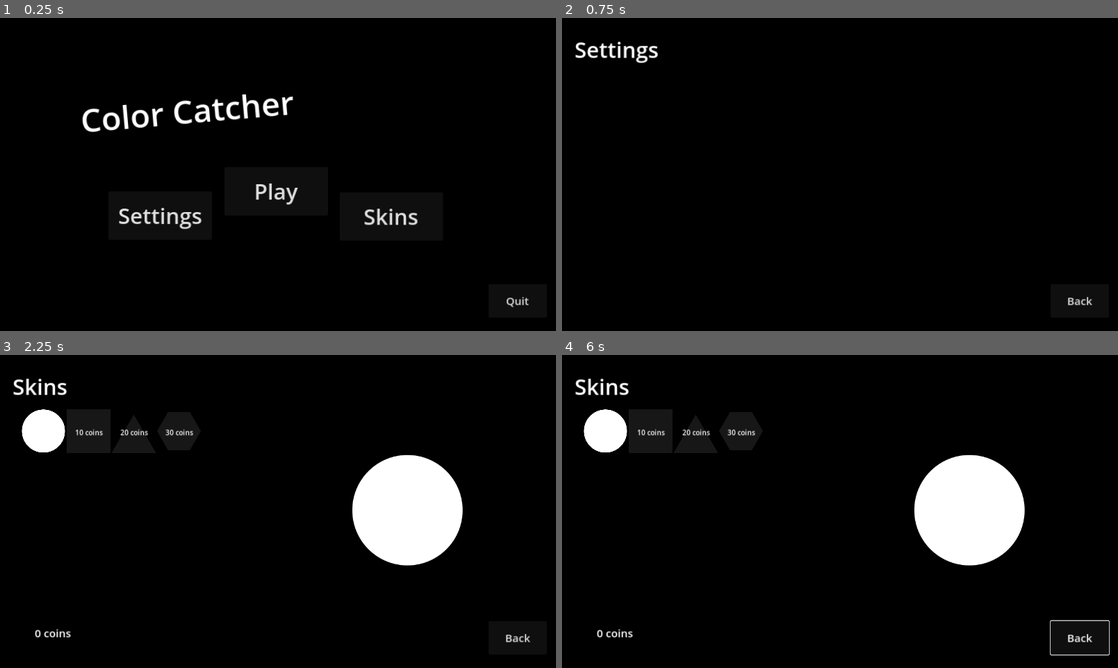
Above: before the commit, frames 1-4 (two rows, left to right).
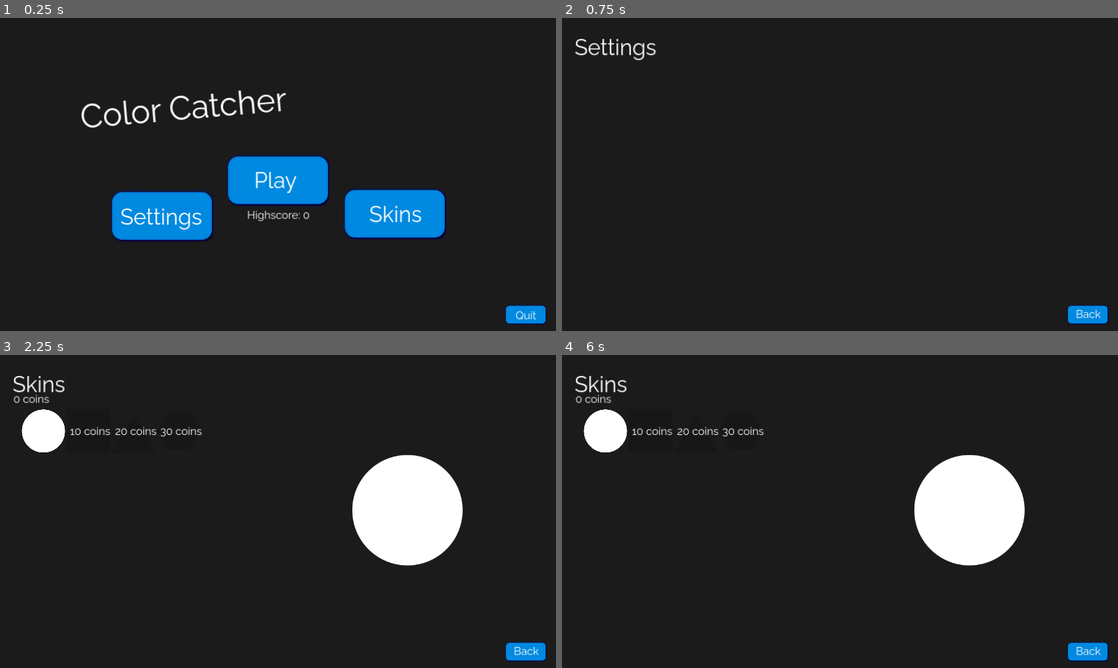
Above: after the commit, the same moments.

Repository: SkyDustGames/color-catcher
Game: Godot game, scene res://scenes/menu.tscn
Same seed, same stepped clock (60 frames per second), same inputs: the game is played once before the commit and once after it.
Inputs (mouse positions are in pixels of both pictures, inside the frame that each line leads up to):
- Up to frame 1 (0.25 s): no input
- Up to frame 2 (0.75 s): click "Settings" at 0.5 s
- Up to frame 3 (2.25 s): click "Back" at 1.25 s; click "Skins" at 2 s
- Up to frame 4 (6 s): click (606, 430) at 2.77 s; click "10 coins" at 3.5 s; click "20 coins" at 4.25 s; click "30 coins" at 5 s; tap Enter at 5.75 s; hold Right (move_right) from 5.78 s (still down)

The runs differ from the first frame. In frame 1, 98% of the frame differs, in the area x 0-100%, y 0-100%; in frame 2, 99%; in frame 3, 91%; in frame 4, 91%.

Commit message:
Graphical improvements

Diff:
--- a/nodes/particle.tscn
+++ b/nodes/particle.tscn
@@ -9,7 +9,8 @@
 [sub_resource type="Gradient" id="Gradient_s5tc4"]
 colors = PackedColorArray(1, 1, 1, 1, 1, 1, 1, 0)
 
-[node name="PoweruupParticles" type="CPUParticles2D"]
+[node name="PowerupParticles" type="CPUParticles2D"]
+emitting = false
 amount = 100
 one_shot = true
 explosiveness = 1.0
--- /dev/null
+++ b/nodes/player.tscn
@@ -0,0 +1,21 @@
+[gd_scene load_steps=4 format=3 uid="uid://bcr2tswsv0i7"]
+
+[ext_resource type="Script" path="res://scripts/Circle.gd" id="1_qcxhi"]
+[ext_resource type="Texture2D" uid="uid://cgf0uoc86lrol" path="res://sprites/circle.png" id="2_s60vj"]
+
+[sub_resource type="CircleShape2D" id="CircleShape2D_17f5d"]
+radius = 45.1221
+
+[node name="Circle" type="RigidBody2D"]
+position = Vector2(600, 550)
+freeze = true
+freeze_mode = 1
+script = ExtResource("1_qcxhi")
+speed = 400.0
+
+[node name="Sprite2D" type="Sprite2D" parent="."]
+scale = Vector2(0.35, 0.35)
+texture = ExtResource("2_s60vj")
+
+[node name="CollisionShape2D" type="CollisionShape2D" parent="."]
+shape = SubResource("CircleShape2D_17f5d")
--- /dev/null
+++ b/nodes/scene_transition.tscn
@@ -0,0 +1,58 @@
+[gd_scene load_steps=5 format=3 uid="uid://pwoqfdnw4axf"]
+
+[ext_resource type="Script" path="res://scripts/SceneTransition.gd" id="1_8cbb3"]
+
+[sub_resource type="Animation" id="Animation_aynjr"]
+resource_name = "RESET"
+tracks/0/type = "value"
+tracks/0/imported = false
+tracks/0/enabled = true
+tracks/0/path = NodePath("ColorRect:modulate")
+tracks/0/interp = 1
+tracks/0/loop_wrap = true
+tracks/0/keys = {
+"times": PackedFloat32Array(0),
+"transitions": PackedFloat32Array(1),
+"update": 0,
+"values": [Color(1, 1, 1, 0)]
+}
+
+[sub_resource type="Animation" id="Animation_jjynp"]
+resource_name = "dissolve"
+length = 0.5
+tracks/0/type = "value"
+tracks/0/imported = false
+tracks/0/enabled = true
+tracks/0/path = NodePath("ColorRect:modulate")
+tracks/0/interp = 1
+tracks/0/loop_wrap = true
+tracks/0/keys = {
+"times": PackedFloat32Array(0, 0.5),
+"transitions": PackedFloat32Array(0.363584, 0.406131),
+"update": 0,
+"values": [Color(1, 1, 1, 0), Color(1, 1, 1, 1)]
+}
+
+[sub_resource type="AnimationLibrary" id="AnimationLibrary_av8b3"]
+_data = {
+"RESET": SubResource("Animation_aynjr"),
+"dissolve": SubResource("Animation_jjynp")
+}
+
+[node name="SceneTransition" type="CanvasLayer"]
+script = ExtResource("1_8cbb3")
+
+[node name="ColorRect" type="ColorRect" parent="."]
+modulate = Color(1, 1, 1, 0)
+anchors_preset = 15
+anchor_right = 1.0
+anchor_bottom = 1.0
+grow_horizontal = 2
+grow_vertical = 2
+mouse_filter = 2
+color = Color(0, 0.517647, 0.898039, 1)
+
+[node name="AnimationPlayer" type="AnimationPlayer" parent="."]
+libraries = {
+"": SubResource("AnimationLibrary_av8b3")
+}
--- /dev/null
+++ b/nodes/spawner.tscn
@@ -0,0 +1,13 @@
+[gd_scene load_steps=2 format=3 uid="uid://drtp3e75xjkrw"]
+
+[ext_resource type="Script" path="res://scripts/Spawner.gd" id="1_5yudy"]
+
+[node name="Spawner" type="Timer"]
+wait_time = 2.0
+autostart = true
+script = ExtResource("1_5yudy")
+time_decrease = 0.1
+min_time = 0.5
+powerup_chance = 0.5
+
+[connection signal="timeout" from="." to="." method="_on_timeout"]
--- a/project.godot
+++ b/project.godot
@@ -15,15 +15,15 @@
 config/use_custom_user_dir=true
 config/custom_user_dir_name="SkyDust/ColorCatcher"
 config/features=PackedStringArray("4.1", "Mobile")
-boot_splash/bg_color=Color(0.501961, 0.501961, 0, 1)
-boot_splash/image="res://sprites/heal.png"
+boot_splash/bg_color=Color(0.137255, 0.184314, 0.490196, 1)
+boot_splash/image="res://sprites/logo.png"
 boot_splash/fullsize=false
 config/icon="res://sprites/icon.svg"
-boot_splash/minimum_display_time=2500
 
 [autoload]
 
 Global="*res://scripts/Global.gd"
+SceneTransition="*res://nodes/scene_transition.tscn"
 
 [display]
 
@@ -56,4 +56,4 @@
 [rendering]
 
 renderer/rendering_method="mobile"
-environment/defaults/default_clear_color=Color(0, 0, 0, 1)
+environment/defaults/default_clear_color=Color(0.105882, 0.105882, 0.105882, 1)
--- a/scenes/game.tscn
+++ b/scenes/game.tscn
@@ -1,17 +1,13 @@
-[gd_scene load_steps=7 format=3 uid="uid://cpn3k6nr748vg"]
+[gd_scene load_steps=6 format=3 uid="uid://cpn3k6nr748vg"]
 
 [ext_resource type="Texture2D" uid="uid://cv34onredtgte" path="res://sprites/heal.png" id="1_2h0xa"]
-[ext_resource type="Texture2D" uid="uid://cgf0uoc86lrol" path="res://sprites/circle.png" id="2_1tpxv"]
-[ext_resource type="Script" path="res://scripts/Circle.gd" id="2_r1ndt"]
-[ext_resource type="Script" path="res://scripts/Spawner.gd" id="3_g6cy7"]
-
-[sub_resource type="CircleShape2D" id="CircleShape2D_17f5d"]
-radius = 45.1221
+[ext_resource type="FontFile" uid="uid://btt0co084ey81" path="res://Raleway.ttf" id="1_luub0"]
+[ext_resource type="PackedScene" uid="uid://bcr2tswsv0i7" path="res://nodes/player.tscn" id="3_evj01"]
+[ext_resource type="PackedScene" uid="uid://drtp3e75xjkrw" path="res://nodes/spawner.tscn" id="4_rg2xs"]
 
 [sub_resource type="Environment" id="Environment_a3k1r"]
 background_mode = 3
 glow_enabled = true
-glow_levels/7 = 16.0
 glow_bloom = 1.0
 
 [node name="game" type="Node2D"]
@@ -23,16 +19,18 @@
 offset_left = 50.0
 offset_top = 50.0
 offset_right = 187.0
-offset_bottom = 103.0
+offset_bottom = 96.0
+theme_override_fonts/font = ExtResource("1_luub0")
 theme_override_font_sizes/font_size = 36
 text = "Score: 0"
 
 [node name="Highscore" type="Label" parent="CanvasLayer"]
 offset_left = 50.0
 offset_top = 103.0
-offset_right = 265.0
-offset_bottom = 156.0
-theme_override_font_sizes/font_size = 36
+offset_right = 122.0
+offset_bottom = 123.0
+theme_override_fonts/font = ExtResource("1_luub0")
+theme_override_font_sizes/font_size = 20
 text = "Highscore: 0"
 
 [node name="Lives" type="Control" parent="CanvasLayer"]
@@ -51,6 +49,7 @@
 expand_mode = 1
 
 [node name="TextureRect2" type="TextureRect" parent="CanvasLayer/Lives"]
+layout_mode = 0
 offset_left = 50.0
 offset_right = 90.0
 offset_bottom = 40.0
@@ -58,6 +57,7 @@
 expand_mode = 1
 
 [node name="TextureRect3" type="TextureRect" parent="CanvasLayer/Lives"]
+layout_mode = 0
 offset_left = 100.0
 offset_right = 140.0
 offset_bottom = 40.0
@@ -66,27 +66,9 @@
 
 [node name="Environment" type="Node2D" parent="."]
 
-[node name="Circle" type="RigidBody2D" parent="Environment"]
-position = Vector2(600, 550)
-freeze = true
-freeze_mode = 1
-script = ExtResource("2_r1ndt")
-speed = 400.0
+[node name="Circle" parent="Environment" instance=ExtResource("3_evj01")]
 
-[node name="Sprite2D" type="Sprite2D" parent="Environment/Circle"]
-scale = Vector2(0.35, 0.35)
-texture = ExtResource("2_1tpxv")
-
-[node name="CollisionShape2D" type="CollisionShape2D" parent="Environment/Circle"]
-shape = SubResource("CircleShape2D_17f5d")
-
-[node name="Spawner" type="Timer" parent="Environment"]
-wait_time = 2.0
-autostart = true
-script = ExtResource("3_g6cy7")
-time_decrease = 0.1
-min_time = 0.5
-powerup_chance = 0.5
+[node name="Spawner" parent="Environment" instance=ExtResource("4_rg2xs")]
 
 [node name="Setup" type="Node2D" parent="."]
 
@@ -95,5 +77,3 @@
 
 [node name="Camera2D" type="Camera2D" parent="Setup"]
 position = Vector2(600, 325)
-
-[connection signal="timeout" from="Environment/Spawner" to="Environment/Spawner" method="_on_timeout"]
--- a/scenes/game_over.tscn
+++ b/scenes/game_over.tscn
@@ -1,6 +1,10 @@
-[gd_scene load_steps=2 format=3 uid="uid://c1j6x275jnwhc"]
+[gd_scene load_steps=6 format=3 uid="uid://c1j6x275jnwhc"]
 
 [ext_resource type="Script" path="res://scripts/ui/Menu.gd" id="1_l0yc6"]
+[ext_resource type="FontFile" uid="uid://btt0co084ey81" path="res://Raleway.ttf" id="2_txt7f"]
+[ext_resource type="Texture2D" uid="uid://b2dpdrwsqrwd7" path="res://sprites/buttons/button_normal.png" id="3_g85kk"]
+[ext_resource type="Texture2D" uid="uid://cpkfsa8x8p8ti" path="res://sprites/buttons/button_press.png" id="4_llm4i"]
+[ext_resource type="Texture2D" uid="uid://cjmxrwkios7qh" path="res://sprites/buttons/button_hover.png" id="5_700e8"]
 
 [node name="GameOver" type="Control"]
 layout_mode = 3
@@ -11,43 +15,80 @@
 grow_vertical = 2
 script = ExtResource("1_l0yc6")
 
-[node name="Restart" type="Button" parent="."]
-layout_mode = 0
-offset_left = 71.0
-offset_top = 274.0
-offset_right = 327.0
-offset_bottom = 383.0
-theme_override_font_sizes/font_size = 35
-text = "Restart"
-
-[node name="Menu" type="Button" parent="."]
-layout_mode = 0
-offset_left = 71.0
-offset_top = 406.0
-offset_right = 327.0
-offset_bottom = 515.0
-theme_override_font_sizes/font_size = 35
-text = "Main Menu"
-
-[node name="Quit" type="Button" parent="."]
-layout_mode = 0
-offset_left = 69.0
-offset_top = 540.0
-offset_right = 325.0
-offset_bottom = 649.0
-theme_override_font_sizes/font_size = 35
-text = "Quit"
-
 [node name="Label" type="Label" parent="."]
 layout_mode = 0
-offset_left = 19.0
-offset_top = 151.0
-offset_right = 446.0
-offset_bottom = 257.0
+offset_left = 189.0
+offset_top = 213.148
+offset_right = 616.0
+offset_bottom = 305.148
 rotation = -0.174533
+theme_override_fonts/font = ExtResource("2_txt7f")
 theme_override_font_sizes/font_size = 75
 text = "Game Over!"
 
+[node name="Restart" type="TextureButton" parent="."]
+layout_mode = 0
+offset_left = 255.0
+offset_top = 363.148
+offset_right = 493.0
+offset_bottom = 482.148
+texture_normal = ExtResource("3_g85kk")
+texture_pressed = ExtResource("4_llm4i")
+texture_hover = ExtResource("5_700e8")
+texture_disabled = ExtResource("5_700e8")
+
+[node name="Label" type="Label" parent="Restart"]
+layout_mode = 0
+offset_left = 41.0
+offset_top = 29.0
+offset_right = 205.0
+offset_bottom = 91.0
+theme_override_fonts/font = ExtResource("2_txt7f")
+theme_override_font_sizes/font_size = 50
+text = "Restart"
+
+[node name="MainMenu" type="TextureButton" parent="."]
+layout_mode = 0
+offset_left = 511.0
+offset_top = 297.148
+offset_right = 749.0
+offset_bottom = 416.148
+texture_normal = ExtResource("3_g85kk")
+texture_pressed = ExtResource("4_llm4i")
+texture_hover = ExtResource("5_700e8")
+texture_disabled = ExtResource("5_700e8")
+
+[node name="Label" type="Label" parent="MainMenu"]
+layout_mode = 0
+offset_left = 52.0
+offset_top = 28.0
+offset_right = 183.0
+offset_bottom = 90.0
+theme_override_fonts/font = ExtResource("2_txt7f")
+theme_override_font_sizes/font_size = 50
+text = "Menu"
+
+[node name="Quit" type="TextureButton" parent="."]
+layout_mode = 0
+offset_left = 767.0
+offset_top = 357.148
+offset_right = 1005.0
+offset_bottom = 476.148
+texture_normal = ExtResource("3_g85kk")
+texture_pressed = ExtResource("4_llm4i")
+texture_hover = ExtResource("5_700e8")
+texture_disabled = ExtResource("5_700e8")
+
+[node name="Label" type="Label" parent="Quit"]
+layout_mode = 0
+offset_left = 71.0
+offset_top = 30.0
+offset_right = 166.0
+offset_bottom = 92.0
+theme_override_fonts/font = ExtResource("2_txt7f")
+theme_override_font_sizes/font_size = 50
+text = "Quit"
+
 [connection signal="pressed" from="Restart" to="." method="play"]
-[connection signal="pressed" from="Menu" to="." method="back_to_menu"]
+[connection signal="pressed" from="MainMenu" to="." method="back_to_menu"]
 [connection signal="pressed" from="Quit" to="." method="quit"]
--- a/scenes/menu.tscn
+++ b/scenes/menu.tscn
@@ -1,10 +1,14 @@
-[gd_scene load_steps=6 format=3 uid="uid://cp7vnardlgioa"]
+[gd_scene load_steps=10 format=3 uid="uid://cp7vnardlgioa"]
 
 [ext_resource type="Script" path="res://scripts/ui/Menu.gd" id="1_0bigu"]
 [ext_resource type="Script" path="res://scripts/ui/Main.gd" id="2_d3acg"]
+[ext_resource type="Texture2D" uid="uid://b2dpdrwsqrwd7" path="res://sprites/buttons/button_normal.png" id="3_fjj4i"]
+[ext_resource type="FontFile" uid="uid://btt0co084ey81" path="res://Raleway.ttf" id="3_jiu3b"]
 [ext_resource type="Script" path="res://scripts/ui/Settings.gd" id="3_n2yob"]
+[ext_resource type="Texture2D" uid="uid://cpkfsa8x8p8ti" path="res://sprites/buttons/button_press.png" id="4_3ja5v"]
 [ext_resource type="Script" path="res://scripts/ui/Skins.gd" id="4_7p7u3"]
 [ext_resource type="Texture2D" uid="uid://cgf0uoc86lrol" path="res://sprites/circle.png" id="5_l0lry"]
+[ext_resource type="Texture2D" uid="uid://cjmxrwkios7qh" path="res://sprites/buttons/button_hover.png" id="5_s5q3h"]
 
 [node name="Menu" type="Control" node_paths=PackedStringArray("active", "disable_on_ready")]
 layout_mode = 3
@@ -18,9 +22,12 @@
 disable_on_ready = [NodePath("Settings")]
 
 [node name="Main" type="Control" parent="."]
-anchors_preset = 0
-offset_right = 1280.0
-offset_bottom = 720.0
+layout_mode = 1
+anchors_preset = 15
+anchor_right = 1.0
+anchor_bottom = 1.0
+grow_horizontal = 2
+grow_vertical = 2
 script = ExtResource("2_d3acg")
 
 [node name="Label" type="Label" parent="Main"]
@@ -31,50 +38,116 @@
 offset_right = 674.0
 offset_bottom = 290.0
 rotation = -0.0872665
+theme_override_fonts/font = ExtResource("3_jiu3b")
 theme_override_font_sizes/font_size = 75
 text = "Color Catcher"
 
-[node name="SettingsButton" type="Button" parent="Main"]
-layout_mode = 0
-offset_left = 250.0
-offset_top = 399.0
-offset_right = 488.0
+[node name="Settings" type="TextureButton" parent="Main"]
+layout_mode = 0
+offset_left = 254.0
+offset_top = 396.0
+offset_right = 492.0
+offset_bottom = 515.0
+texture_normal = ExtResource("3_fjj4i")
+texture_pressed = ExtResource("4_3ja5v")
+texture_hover = ExtResource("5_s5q3h")
+texture_disabled = ExtResource("5_s5q3h")
+
+[node name="Label" type="Label" parent="Main/Settings"]
+layout_mode = 0
+offset_left = 23.0
+offset_top = 31.0
+offset_right = 217.0
+offset_bottom = 93.0
+theme_override_fonts/font = ExtResource("3_jiu3b")
+theme_override_font_sizes/font_size = 50
+text = "Settings"
+
+[node name="Play" type="TextureButton" parent="Main"]
+layout_mode = 0
+offset_left = 521.0
+offset_top = 314.0
+offset_right = 759.0
+offset_bottom = 433.0
+texture_normal = ExtResource("3_fjj4i")
+texture_pressed = ExtResource("4_3ja5v")
+texture_hover = ExtResource("5_s5q3h")
+texture_disabled = ExtResource("5_s5q3h")
+
+[node name="Label" type="Label" parent="Main/Play"]
+layout_mode = 0
+offset_left = 64.0
+offset_top = 29.0
+offset_right = 165.0
+offset_bottom = 91.0
+theme_override_fonts/font = ExtResource("3_jiu3b")
+theme_override_font_sizes/font_size = 50
+text = "Play"
+
+[node name="Highscore" type="Label" parent="Main"]
+layout_mode = 1
+anchors_preset = -1
+offset_left = 509.0
+offset_top = 437.0
+offset_right = 774.0
+offset_bottom = 470.0
+theme_override_fonts/font = ExtResource("3_jiu3b")
+theme_override_font_sizes/font_size = 25
+text = "Highscore: 0"
+horizontal_alignment = 1
+
+[node name="Skins" type="TextureButton" parent="Main"]
+layout_mode = 0
+offset_left = 790.0
+offset_top = 391.0
+offset_right = 1028.0
 offset_bottom = 510.0
-theme_override_font_sizes/font_size = 50
-text = "Settings"
-
-[node name="PlayButton" type="Button" parent="Main"]
-layout_mode = 0
-offset_left = 517.0
-offset_top = 343.0
-offset_right = 755.0
-offset_bottom = 454.0
-theme_override_font_sizes/font_size = 50
-text = "Play"
-
-[node name="SkinsButton" type="Button" parent="Main"]
-layout_mode = 0
-offset_left = 782.0
-offset_top = 401.0
-offset_right = 1020.0
-offset_bottom = 512.0
+texture_normal = ExtResource("3_fjj4i")
+texture_pressed = ExtResource("4_3ja5v")
+texture_hover = ExtResource("5_s5q3h")
+texture_disabled = ExtResource("5_s5q3h")
+
+[node name="Label" type="Label" parent="Main/Skins"]
+layout_mode = 0
+offset_left = 60.0
+offset_top = 30.0
+offset_right = 186.0
+offset_bottom = 92.0
+theme_override_fonts/font = ExtResource("3_jiu3b")
 theme_override_font_sizes/font_size = 50
 text = "Skins"
 
-[node name="QuitButton" type="Button" parent="Main"]
-layout_mode = 0
-offset_left = 1125.0
-offset_top = 612.0
-offset_right = 1259.0
-offset_bottom = 689.0
+[node name="Quit" type="TextureButton" parent="Main"]
+layout_mode = 0
+offset_left = 1163.0
+offset_top = 660.0
+offset_right = 1258.0
+offset_bottom = 705.0
+texture_normal = ExtResource("3_fjj4i")
+texture_pressed = ExtResource("4_3ja5v")
+texture_hover = ExtResource("5_s5q3h")
+texture_disabled = ExtResource("5_s5q3h")
+ignore_texture_size = true
+stretch_mode = 0
+
+[node name="Label" type="Label" parent="Main/Quit"]
+layout_mode = 0
+offset_left = 24.0
+offset_top = 8.0
+offset_right = 71.0
+offset_bottom = 41.0
+theme_override_fonts/font = ExtResource("3_jiu3b")
 theme_override_font_sizes/font_size = 25
 text = "Quit"
 
 [node name="Settings" type="Control" parent="."]
 visible = false
-anchors_preset = 0
-offset_right = 1280.0
-offset_bottom = 720.0
+layout_mode = 1
+anchors_preset = 15
+anchor_right = 1.0
+anchor_bottom = 1.0
+grow_horizontal = 2
+grow_vertical = 2
 script = ExtResource("3_n2yob")
 
 [node name="Label" type="Label" parent="Settings"]
@@ -83,24 +156,42 @@
 offset_left = 29.0
 offset_top = 37.0
 offset_right = 223.0
-offset_bottom = 109.0
+offset_bottom = 99.0
+theme_override_fonts/font = ExtResource("3_jiu3b")
 theme_override_font_sizes/font_size = 50
 text = "Settings"
 
-[node name="BackButton" type="Button" parent="Settings"]
-layout_mode = 0
-offset_left = 1125.0
-offset_top = 612.0
-offset_right = 1259.0
-offset_bottom = 689.0
+[node name="Back" type="TextureButton" parent="Settings"]
+layout_mode = 0
+offset_left = 1163.0
+offset_top = 660.0
+offset_right = 1258.0
+offset_bottom = 705.0
+texture_normal = ExtResource("3_fjj4i")
+texture_pressed = ExtResource("4_3ja5v")
+texture_hover = ExtResource("5_s5q3h")
+texture_disabled = ExtResource("5_s5q3h")
+ignore_texture_size = true
+stretch_mode = 0
+
+[node name="Label" type="Label" parent="Settings/Back"]
+layout_mode = 0
+offset_left = 20.0
+offset_top = 5.0
+offset_right = 78.0
+offset_bottom = 38.0
+theme_override_fonts/font = ExtResource("3_jiu3b")
 theme_override_font_sizes/font_size = 25
 text = "Back"
 
 [node name="Skins" type="Control" parent="."]
 visible = false
-anchors_preset = 0
-offset_right = 1280.0
-offset_bottom = 720.0
+layout_mode = 1
+anchors_preset = 15
+anchor_right = 1.0
+anchor_bottom = 1.0
+grow_horizontal = 2
+grow_vertical = 2
 script = ExtResource("4_7p7u3")
 
 [node name="Label" type="Label" parent="Skins"]
@@ -108,8 +199,9 @@
 anchors_preset = -1
 offset_left = 29.0
 offset_top = 37.0
-offset_right = 223.0
-offset_bottom = 109.0
+offset_right = 150.0
+offset_bottom = 99.0
+theme_override_fonts/font = ExtResource("3_jiu3b")
 theme_override_font_sizes/font_size = 50
 text = "Skins"
 
@@ -136,12 +228,14 @@
 
 [node name="Label2" type="Label" parent="Skins/GridContainer/Template"]
 layout_mode = 0
-offset_left = 18.0
-offset_top = 42.0
-offset_right = 83.0
-offset_bottom = 68.0
+offset_left = 7.0
+offset_top = 34.0
+offset_right = 95.0
+offset_bottom = 67.0
 theme_override_colors/font_color = Color(1, 1, 1, 1)
-text = "0 Score"
+theme_override_fonts/font = ExtResource("3_jiu3b")
+theme_override_font_sizes/font_size = 25
+text = "0 coins"
 horizontal_alignment = 1
 
 [node name="Skin" type="TextureRect" parent="Skins"]
@@ -154,25 +248,40 @@
 
 [node name="Coins" type="Label" parent="Skins"]
 layout_mode = 0
-offset_left = 80.0
-offset_top = 621.0
-offset_right = 177.0
-offset_bottom = 659.0
+offset_left = 31.0
+offset_top = 85.0
+offset_right = 128.0
+offset_bottom = 118.0
+theme_override_fonts/font = ExtResource("3_jiu3b")
 theme_override_font_sizes/font_size = 25
 text = "10 coins"
 
-[node name="BackButton" type="Button" parent="Skins"]
-layout_mode = 0
-offset_left = 1125.0
-offset_top = 612.0
-offset_right = 1259.0
-offset_bottom = 689.0
+[node name="Back" type="TextureButton" parent="Skins"]
+layout_mode = 0
+offset_left = 1163.0
+offset_top = 660.0
+offset_right = 1258.0
+offset_bottom = 705.0
+texture_normal = ExtResource("3_fjj4i")
+texture_pressed = ExtResource("4_3ja5v")
+texture_hover = ExtResource("5_s5q3h")
+texture_disabled = ExtResource("5_s5q3h")
+ignore_texture_size = true
+stretch_mode = 0
+
+[node name="Label" type="Label" parent="Skins/Back"]
+layout_mode = 0
+offset_left = 20.0
+offset_top = 5.0
+offset_right = 78.0
+offset_bottom = 38.0
+theme_override_fonts/font = ExtResource("3_jiu3b")
 theme_override_font_sizes/font_size = 25
 text = "Back"
 
-[connection signal="pressed" from="Main/SettingsButton" to="Main" method="settings"]
-[connection signal="pressed" from="Main/PlayButton" to="." method="play"]
-[connection signal="pressed" from="Main/SkinsButton" to="Main" method="skins"]
-[connection signal="pressed" from="Main/QuitButton" to="." method="quit"]
-[connection signal="pressed" from="Settings/BackButton" to="Settings" method="back"]
-[connection signal="pressed" from="Skins/BackButton" to="Skins" method="back"]
+[connection signal="pressed" from="Main/Settings" to="Main" method="settings"]
+[connection signal="pressed" from="Main/Play" to="." method="play"]
+[connection signal="pressed" from="Main/Skins" to="Main" method="skins"]
+[connection signal="pressed" from="Main/Quit" to="." method="quit"]
+[connection signal="pressed" from="Settings/Back" to="Settings" method="back"]
+[connection signal="pressed" from="Skins/Back" to="Skins" method="back"]
--- a/scripts/Circle.gd
+++ b/scripts/Circle.gd
@@ -68,4 +68,4 @@
 	if lives <= 0:
 		Global.save.coins += score
 		Global.write_save(Global.save)
-		get_tree().change_scene_to_file("res://scenes/game_over.tscn")
+		SceneTransition.change_scene("res://scenes/game_over.tscn")
--- /dev/null
+++ b/scripts/SceneTransition.gd
@@ -0,0 +1,9 @@
+extends CanvasLayer
+
+func change_scene(target):
+	var animation = $AnimationPlayer
+	animation.play("dissolve")
+
+	await animation.animation_finished
+	get_tree().change_scene_to_file(target)
+	animation.play_backwards("dissolve")
--- a/scripts/powerups/Powerup.gd
+++ b/scripts/powerups/Powerup.gd
@@ -20,5 +20,4 @@
 		var instance = particle.instantiate()
 		instance.position = position
 		add_sibling(instance)
-
 		queue_free()
--- a/scripts/ui/Main.gd
+++ b/scripts/ui/Main.gd
@@ -1,6 +1,9 @@
 extends Control
 
 @onready var root = $".."
+
+func _ready():
+	$Highscore.text = "Highscore: " + str(Global.save.score)
 
 func settings():
 	root.change_active($"../Settings")
--- a/scripts/ui/Menu.gd
+++ b/scripts/ui/Menu.gd
@@ -10,12 +10,13 @@
 		control.hide()
 
 func play():
-	tree.change_scene_to_file("res://scenes/game.tscn")
+	SceneTransition.change_scene("res://scenes/game.tscn")
 
 func back_to_menu():
-	tree.change_scene_to_file("res://scenes/menu.tscn")
+	SceneTransition.change_scene("res://scenes/menu.tscn")
 
 func quit():
+	Global.write_save(Global.save)
 	tree.quit(0)
 
 func change_active(new: Control):
Binary file added: Raleway.ttf
Not shown, added: Raleway.ttf.import
Binary file added: sprites/buttons/button_hover.png
Not shown, added: sprites/buttons/button_hover.png.import
Binary file added: sprites/buttons/button_normal.png
Not shown, added: sprites/buttons/button_normal.png.import
Binary file added: sprites/buttons/button_press.png
Not shown, added: sprites/buttons/button_press.png.import
Binary file added: sprites/buttons/button_selected.png
Not shown, added: sprites/buttons/button_selected.png.import
Binary file added: sprites/logo.png
Not shown, added: sprites/logo.png.import
